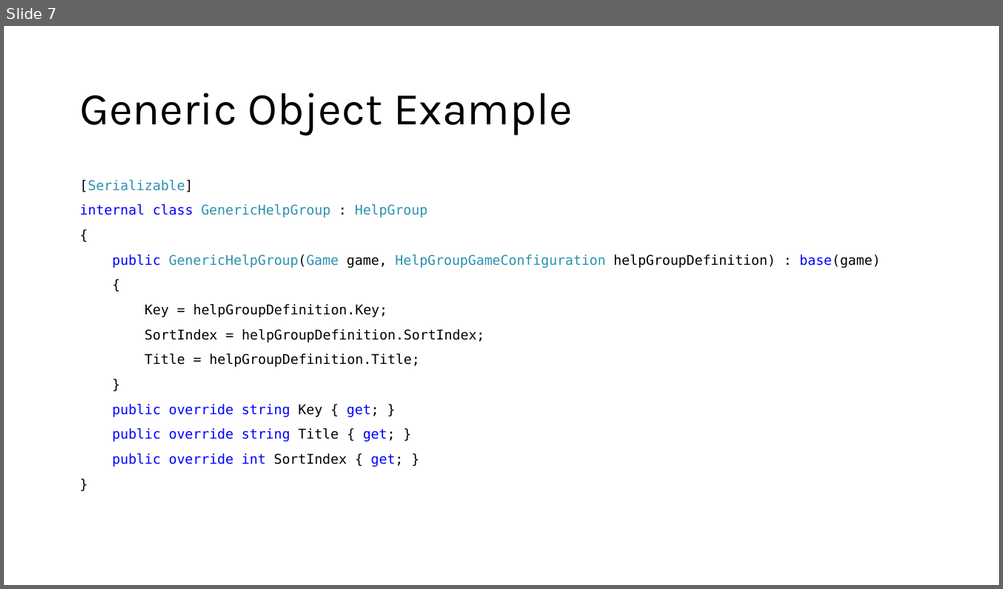
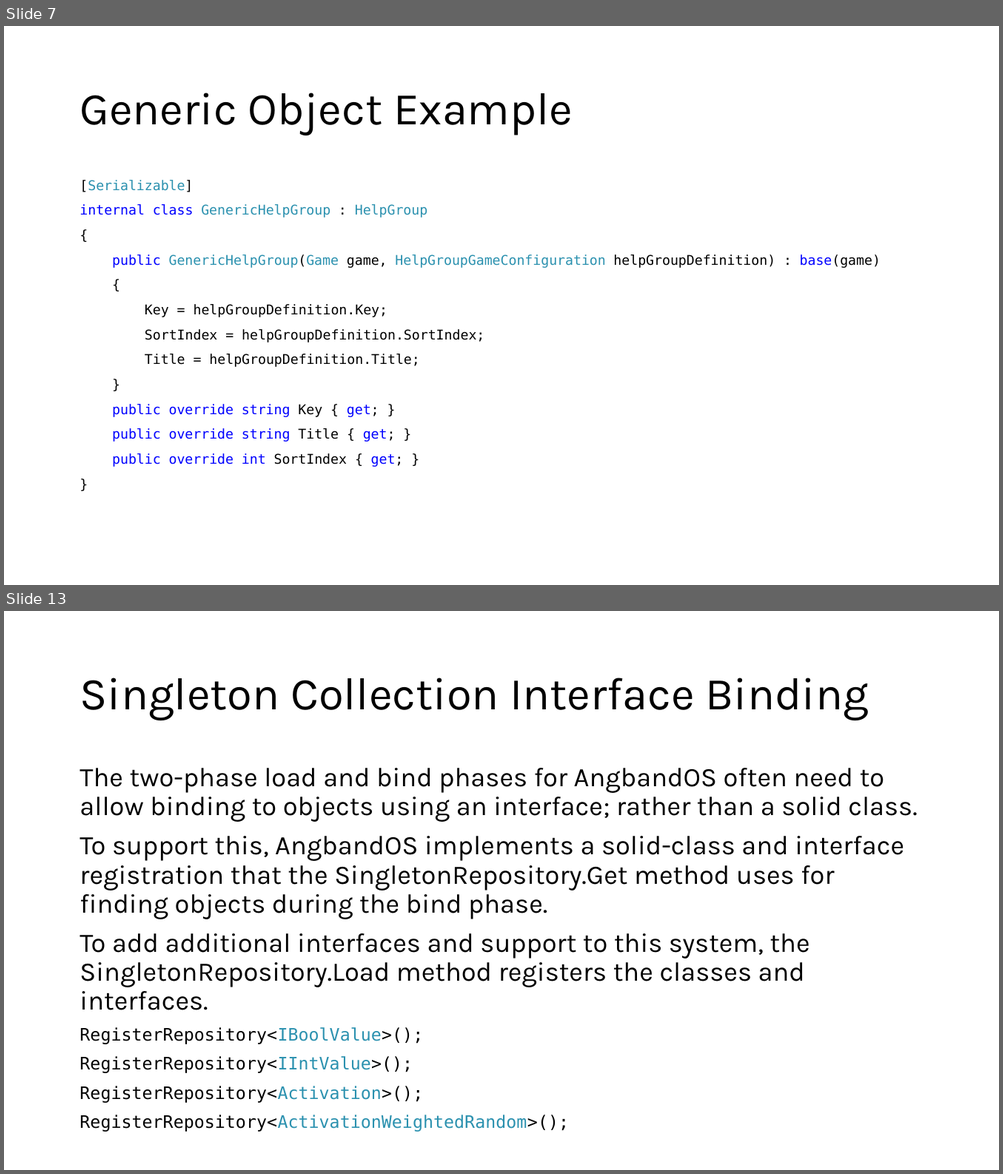
Before and after one commit to marcjohnston/AngbandOS, a slide deck: Documents/Object Property Design and Binding.pptx. Shown one above the other, each under a label of ours: slide 7 before the commit, slides 7 and 13 after it; the slides between them are not shown. The pictures are 1003x589 and 1003x1174 pixels, drawn with LibreOffice and Linux fonts; fonts in the diff are those of the drawing. Boxes give left, top, right and bottom in pixels: in the first picture for what was removed or moved away, otherwise in the second. Text is boxed around its words. In the diff, an @@ line names an element or a change of style, - is before the commit and + after.

```diff
--- a/Documents/Object Property Design and Binding.pptx
+++ b/Documents/Object Property Design and Binding.pptx
@@ slide 13 added at <box>4,611,999,1170</box>, background #FFFFFF @@
@@ title added at <box>79,678,868,721</box>, 44 pt, text #000000 @@
+Singleton Collection Interface Binding
@@ text added at <box>79,768,916,1103</box>, 25.9 pt, text #000000 @@
+The two-phase load and bind phases for AngbandOS often need to allow binding to objects using an interface; rather than a solid class.
+To support this, AngbandOS implements a solid-class and interface registration that the SingletonRepository.Get method uses for finding objects during the bind phase.
+To add additional interfaces and support to this system, the SingletonRepository.Load method registers the classes and interfaces.
+RegisterRepository<IBoolValue>();
+RegisterRepository<IIntValue>();
+RegisterRepository<Activation>();
+RegisterRepository<ActivationWeightedRandom>();
```
Also in this commit, not shown: 4 slides changed, 4 other slides added, 1 other file.
